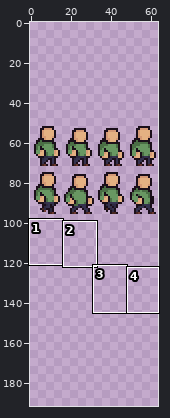
Edited in one commit: sprite sheet (resources/character.png). The first picture is a wide view before the edit; the outline marks the close-up.
Close-up. Before the edit:
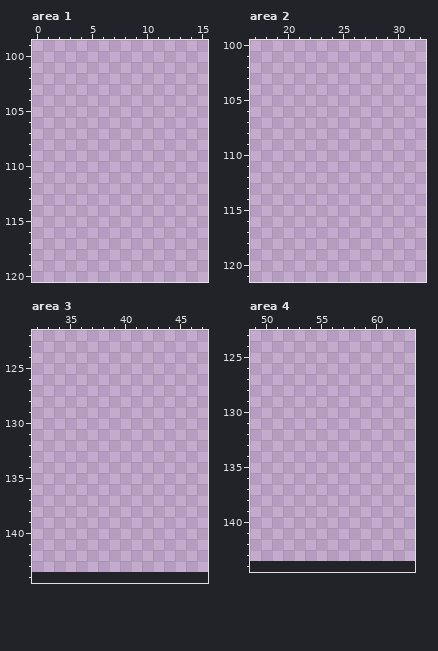
The file is 128x96 pixels. Shown: area 1: x 0..15, y 99..120; area 2: x 17..32, y 100..121; area 3: x 32..47, y 122..144; area 4: x 49..63, y 123..144. The old version is drawn lined up with the new one, on the new canvas. The commit also changed other parts of the picture, which this record leaves out.
Palette (. is transparent): 
After the commit:
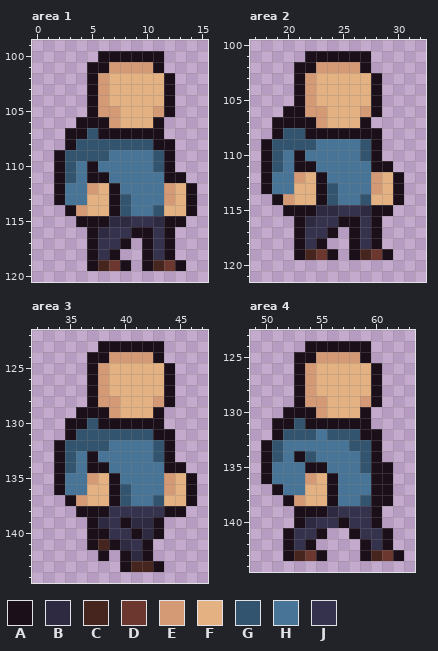
Colours new in this view: A #1b0f1a  B #2d2a41  C #47251f  D #6b372f  E #d49975  F #e4b182  G #32546e  H #487597  J #35324e
Change:
canvas 128x96 -> 64x192, the old top-left corner now at 0,48 (the part of the old canvas that was cut away was empty and is not shown)
Changed rows in their new state; - is an unchanged pixel.
Area 1:
first column x 2:
100 ----AAAAAA---
101 ---AAEEEEA---
102 ---AEFFFFFA--
103 ---AEFFFFFA--
104 ---AEFFFFFA--
105 ---AEEFFFEA--
106 --AAAEFFFA---
107 -AAGAAAAAA---
108 -AGGGGGGGAA--
109 AGGGGHHHHGA--
110 AGHAHHHHHGA--
111 AGHAAHHHHHAA-
112 AHHEFAHHHHEFA
113 AHHFFAGHHHEFA
114 -AEFFAGHHGFFA
115 --AAABBJJBAA-
116 ---ABJJAAJA--
117 ---AJJA-AJA--
118 ---AJA--AJA--
119 ---ACDA-ACDA-
Area 2:
first column x 18:
101 ----AAAAAA---
102 ---AAEEEEA---
103 ---AEFFFFFA--
104 ---AEFFFFFA--
105 ---AEFFFFFA--
106 --AAEEFFFEA--
107 -AAAAEFFFA---
108 -AGGAAAAAAA--
109 AGGGGHHHHGA--
110 AGHAHHHHHGA--
111 AGHAAHHHHHAA-
112 AHHEFAHHHHEFA
113 AHHFFAGHHHEFA
114 -AEFFAGHHGFFA
115 --AAABBJJBAA-
116 ---ABJJAAJA--
117 ---AJJA-AJA--
118 ---AJA--AJA--
119 ---ACDA-ACDA-
Area 3:
first column x 34:
123 ----AAAAAA---
124 ---AAEEEEA---
125 ---AEFFFFFA--
126 ---AEFFFFFA--
127 ---AEFFFFFA--
128 ---AEEFFFEA--
129 --AAAEFFFA---
130 -AAGAAAAAA---
131 -AGGGGGGGAA--
132 AGGGGHHHHGA--
133 AGHAHHHHHGA--
134 AGHAAHHHHHAA-
135 AHHEFAHHHHEFA
136 AHHFFAGHHHEFA
137 -AEFFAGHHGFFA
138 --AAAJJJJJAA-
139 ---ABJABBA---
140 ---AAJJABA---
141 ---ACABJA----
142 ----A-ABA----
143 ------ACCA---
Area 4:
first column x 50:
124 ----AAAAAA---
125 ---AAEEEEA---
126 ---AEFFFFFA--
127 ---AEFFFFFA--
128 ---AEFFFFFA--
129 ---AEEFFFEA--
130 --AAAEFFFA---
131 -AAGAAAAAA---
132 -AGGGHGGGAA--
133 AGHHHHHHGGA--
134 AGHAGHHHHGA--
135 AHHHAAHHHGAA-
136 AHHHEFAHHHAA-
137 -AHHFFAHHHAA-
138 --AEFFAHHGAA-
139 ---AAABJJJA--
140 ---ABJJAJJA--
141 --AJJA--AJJA-
142 --AJA----AJA-
143 --ACDA---ACDA
Boxes around the changes in both close-ups, in picture pixels (x1, y1, x2, y2):
added: (54, 51, 197, 271)
added: (261, 51, 404, 260)
added: (54, 341, 197, 572)
added: (261, 341, 404, 561)
